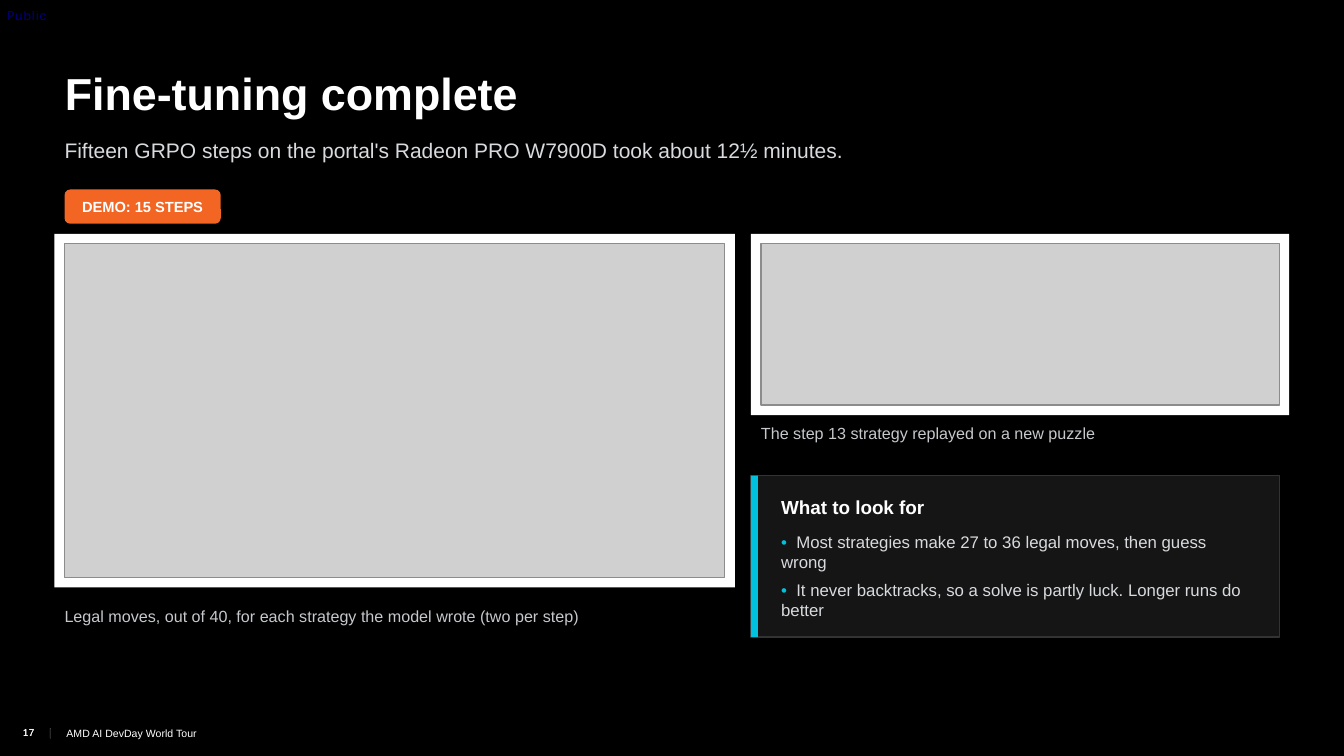
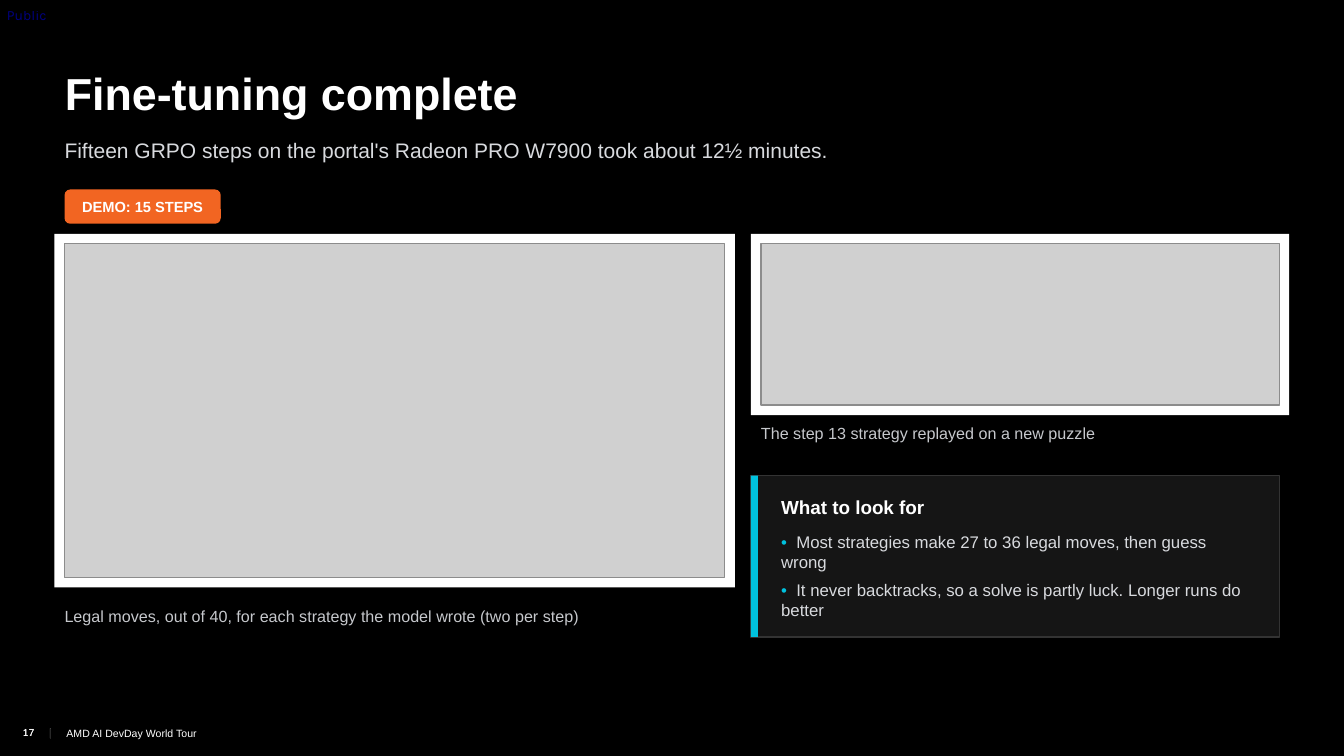
Before and after one commit to TwelveNights/Unsloth-RL-Workshop-on-Radeon, a slide deck: slide 17 of docs/AMD-Unsloth-GRPO-Fine-tuning1.pptx. Drawn at 1344x756 pixels with LibreOffice and Linux fonts; fonts in the diff are those of the drawing; grey boxes stand for pictures; background and template pictures are left out. Boxes give left, top, right and bottom in pixels: in the first picture for what was removed or moved away, otherwise in the second. Text is boxed around its words. In the diff, an @@ line names an element or a change of style, - is before the commit and + after.

```diff
--- a/docs/AMD-Unsloth-GRPO-Fine-tuning1.pptx
+++ b/docs/AMD-Unsloth-GRPO-Fine-tuning1.pptx
@@ text at box(65, 142, 827, 162): text changed @@
-Fifteen GRPO steps on the portal's Radeon PRO W7900D took about 12½ minutes.
+Fifteen GRPO steps on the portal's Radeon PRO W7900 took about 12½ minutes.
```
Also in this commit, not shown: 9 other slides changed, 2 slides added, 2 other files.
